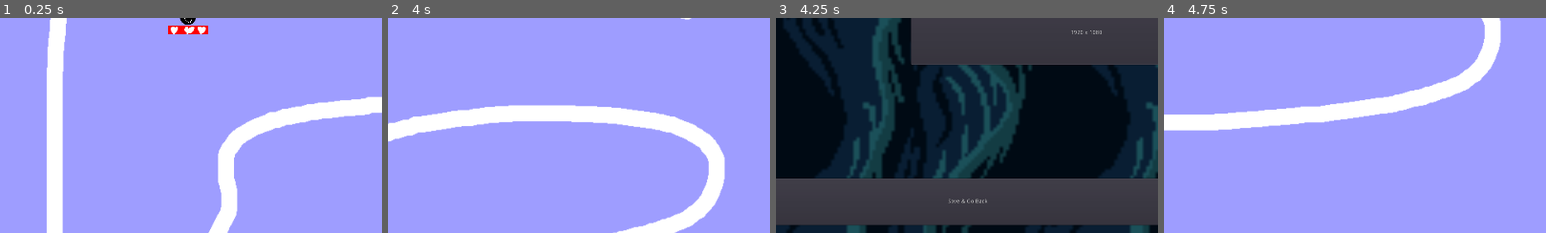
Above: before the commit, frames 1-4 (left to right).
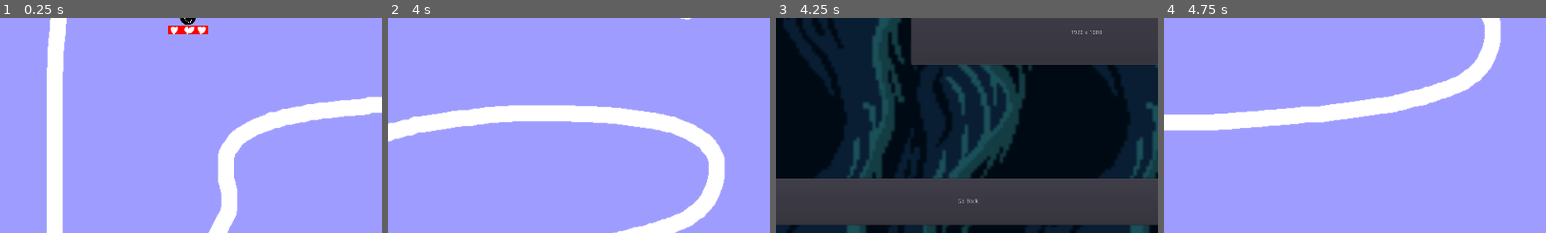
Above: after the commit, the same moments.

Repository: Junber/LD-47
Game: Godot game, scene res://Scenes/Root.tscn
Two runs of this game, one before a commit and one after it. Both use one fixed random seed, a clock stepped at 60 frames per second and the inputs below.
Inputs:
- Up to frame 1 (0.25 s): no input
- Up to frame 2 (4 s): tap Enter at 0.5 s; hold D (move_right) 0.53-1.28 s; tap Space (boost) every 0.75 s from 0.6 to 3.6 s; hold S (move_down) 1.28-2.03 s; hold D (move_right) 2.03-2.78 s; hold W (move_up) 2.78-3.53 s; hold A (move_left) from 3.53 s (still down)
- Up to frame 3 (4.25 s): keep holding A (move_left); tap Escape (open_options) at 4.15 s
- Up to frame 4 (4.75 s): release A (move_left) at 4.25 s; click "Save & Go Back" (after the commit: "Go Back") at 4.25 s
The pictures show only the part of the screen within x 25-75%, y 50-100%; the shares and areas given below are measured in that part.

Frames 1-2 are identical in both runs. In frame 3, 0.1% of the frame differs, in the area x 45-56%, y 84-87%; in frame 4, nothing differs.

Commit message:
Change button text in options menu

Diff:
--- a/Scenes/OptionsScreen.tscn
+++ b/Scenes/OptionsScreen.tscn
@@ -158,7 +158,7 @@
 margin_top = 83.0
 margin_right = 1568.0
 margin_bottom = 200.0
-text = "Save & Go Back"
+text = "Go Back"
 [connection signal="value_changed" from="VBoxContainer/SettingsContainer/GridContainer/MusicSlider" to="." method="_on_MusicSlider_value_changed"]
 [connection signal="value_changed" from="VBoxContainer/SettingsContainer/GridContainer/SoundeffectsSlider" to="." method="_on_SoundeffectsSlider_value_changed"]
 [connection signal="item_selected" from="VBoxContainer/SettingsContainer/GridContainer/ResolutionButton" to="." method="_on_ResolutionButton_item_selected"]
